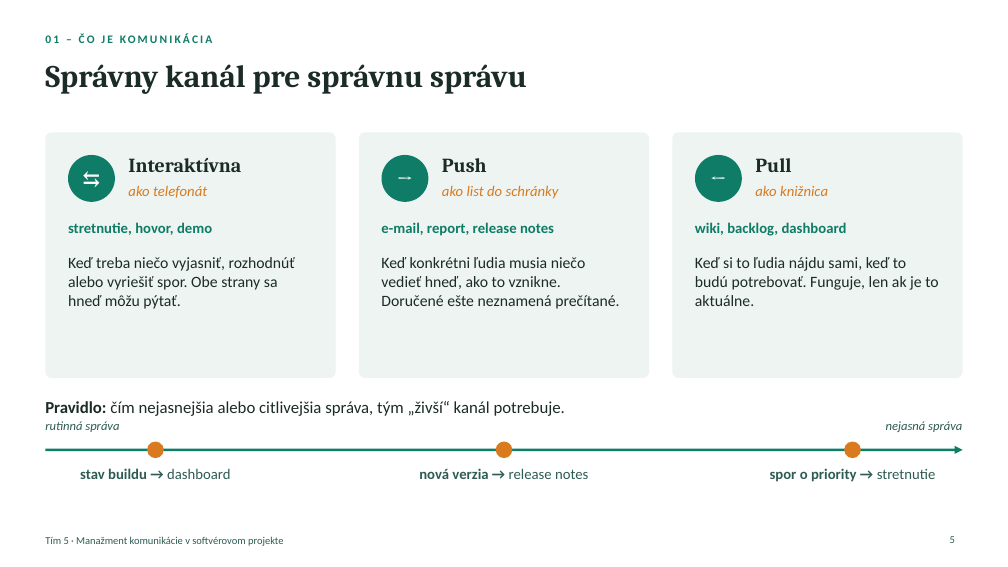
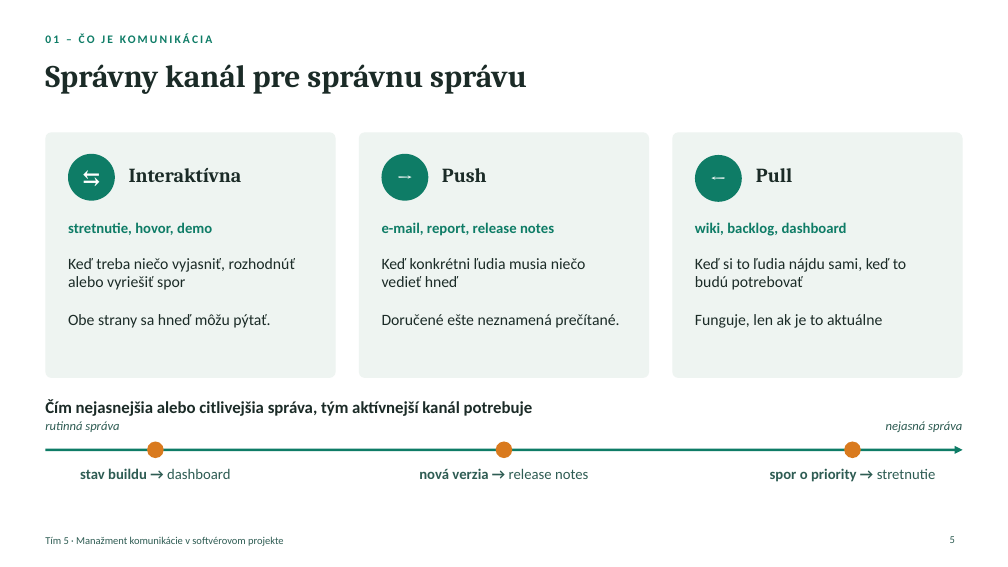
Before and after one commit to ADAMUSSO/MTS, a slide deck: slide 5 of Prezentacie/Manažment komunikácie – vysvetľujúca prezentácia.pptx. Drawn at 1008x567 pixels with LibreOffice and Linux fonts; fonts in the diff are those of the drawing. Boxes give left, top, right and bottom in pixels: in the first picture for what was removed or moved away, otherwise in the second. Text is boxed around its words. In the diff, an @@ line names an element or a change of style, - is before the commit and + after.

```diff
--- a/Prezentacie/Manažment komunikácie – vysvetľujúca prezentácia.pptx
+++ b/Prezentacie/Manažment komunikácie – vysvetľujúca prezentácia.pptx
@@ 3 texts moved together from (x1=128, y1=158, x2=791, y2=172) to (x1=129, y1=168, x2=792, y2=182) @@
@@ text removed at (x1=128, y1=185, x2=207, y2=198) @@
-ako telefonát
@@ text removed at (x1=442, y1=185, x2=559, y2=199) @@
-ako list do schránky
@@ text removed at (x1=755, y1=185, x2=828, y2=196) @@
-ako knižnica
@@ text at (x1=68, y1=258, x2=295, y2=328): text changed @@
-Keď treba niečo vyjasniť, rozhodnúť alebo vyriešiť spor. Obe strany sa hneď môžu pýtať.
+Keď treba niečo vyjasniť, rozhodnúť alebo vyriešiť spor
+Obe strany sa hneď môžu pýtať.
@@ text at (x1=382, y1=258, x2=619, y2=328): text changed @@
-Keď konkrétni ľudia musia niečo vedieť hneď, ako to vznikne. Doručené ešte neznamená prečítané.
+Keď konkrétni ľudia musia niečo vedieť hneď
+Doručené ešte neznamená prečítané.
@@ text at (x1=695, y1=258, x2=906, y2=328): text changed @@
-Keď si to ľudia nájdu sami, keď to budú potrebovať. Funguje, len ak je to aktuálne.
+Keď si to ľudia nájdu sami, keď to budú potrebovať
+Funguje, len ak je to aktuálne
@@ text at (x1=45, y1=400, x2=533, y2=416): text changed; bold on @@
-Pravidlo: čím nejasnejšia alebo citlivejšia správa, tým „živší“ kanál potrebuje.
+Čím nejasnejšia alebo citlivejšia správa, tým aktívnejší kanál potrebuje
```
Also in this commit, not shown: 10 other slides changed, 2 other files.
